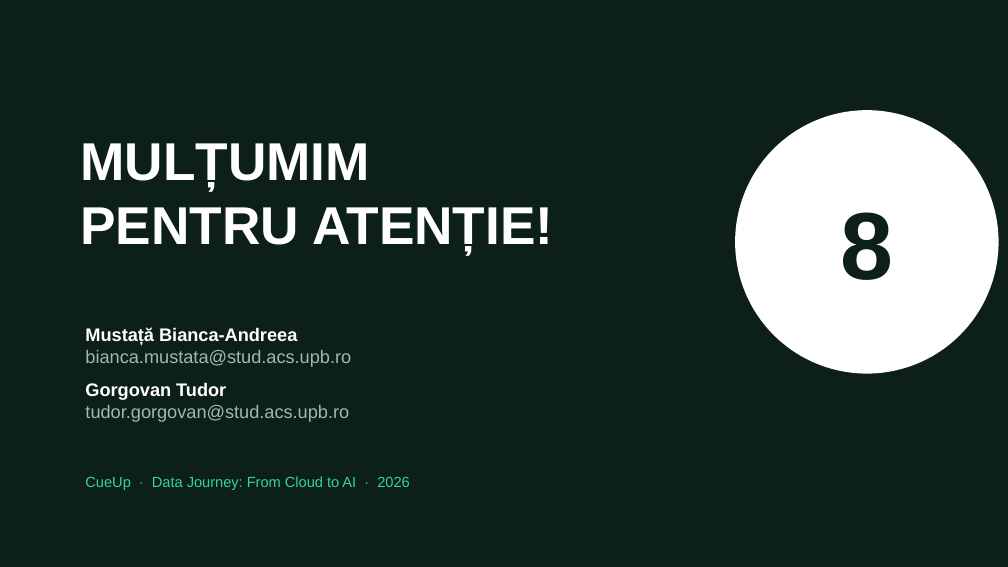
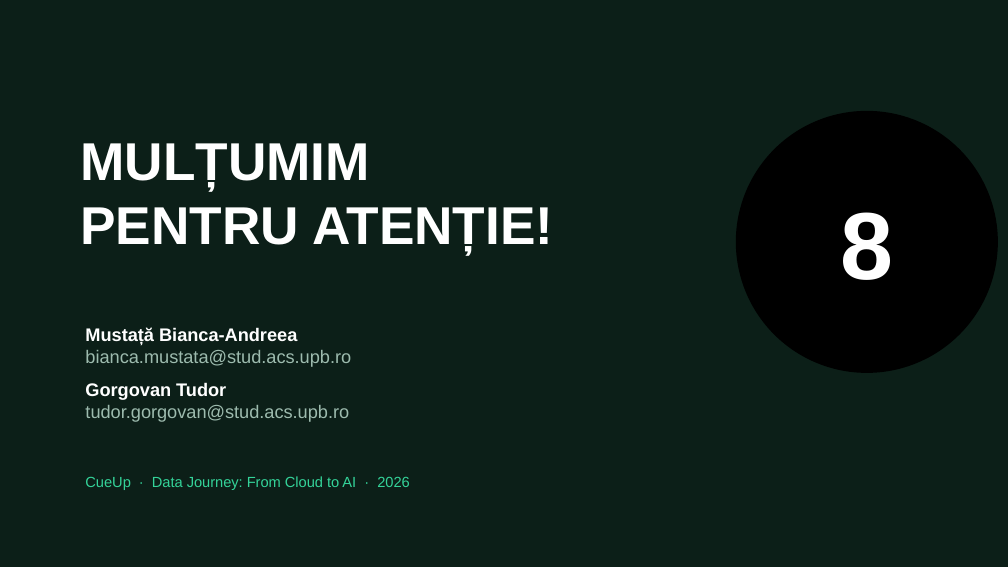
Before and after one commit to tudorgorgovan/CueUp, a slide deck: slide 21 of CueUp - prezentare.PPT (slide 16 before the commit). Drawn at 1008x567 pixels with LibreOffice and Linux fonts; fonts in the diff are those of the drawing. Boxes give left, top, right and bottom in pixels: in the first picture for what was removed or moved away, otherwise in the second. Text is boxed around its words. In the diff, an @@ line names an element or a change of style, - is before the commit and + after.

```diff
--- a/CueUp - prezentare.PPT
+++ b/CueUp - prezentare.PPT
@@ text "8" at box(840, 212, 893, 280): text colour #0C1F18 to #FFFFFF @@
@@ ellipse at box(736, 111, 998, 373): fill #FFFFFF to #000000; outline #FFFFFF 1 pt to none @@
```
Also in this commit, not shown: 6 other slides changed, 5 slides added.
